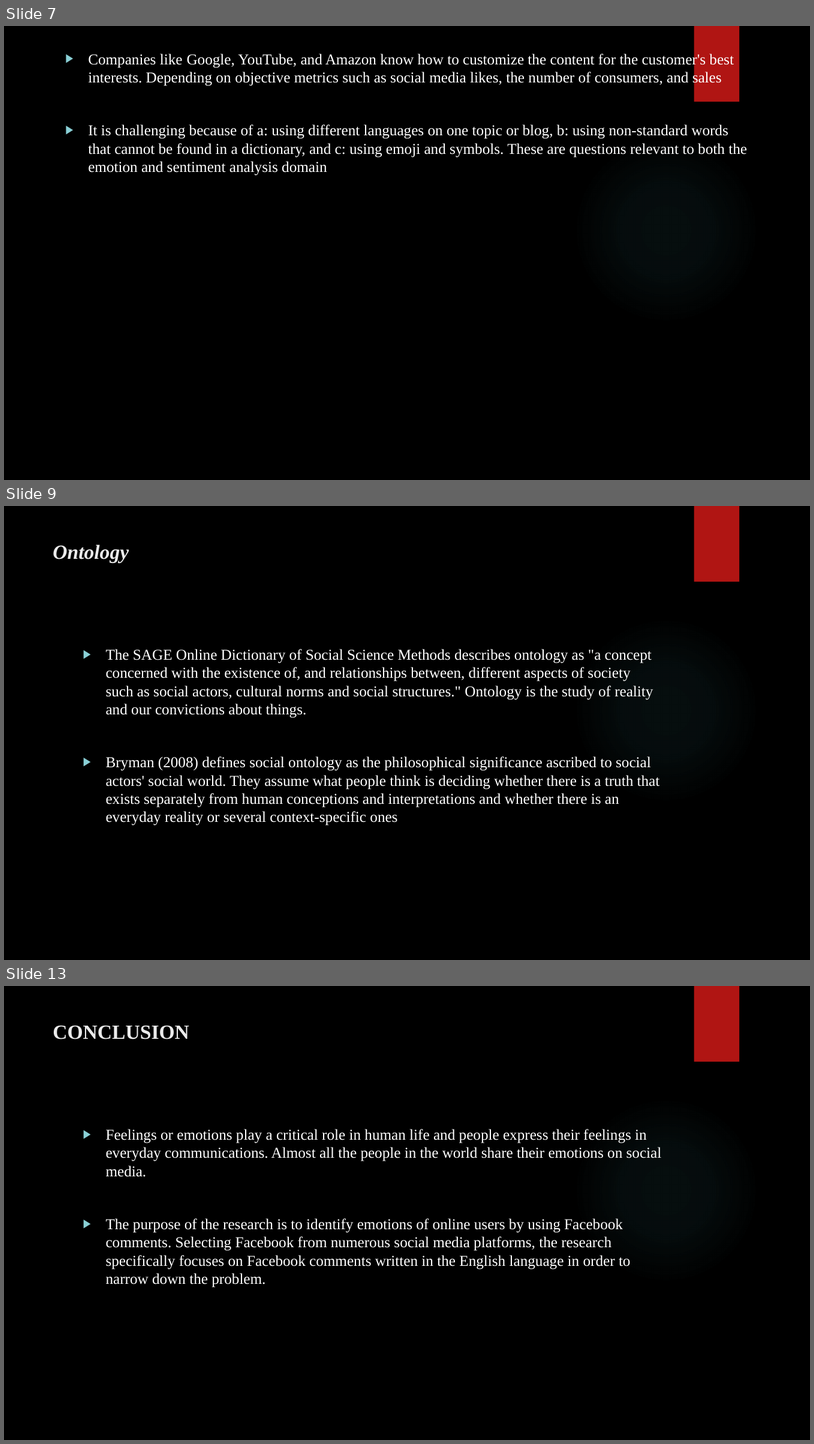
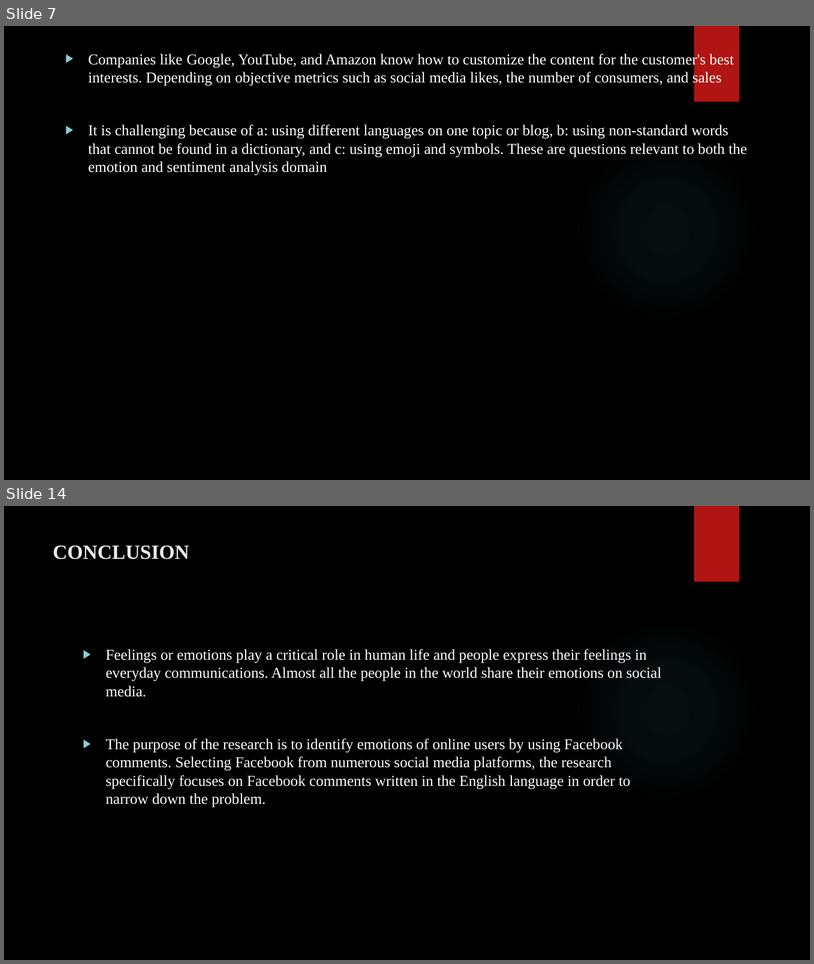
Before and after one commit to GopiAchyutha-16327151/Journal-club-presentation, a slide deck: NLP Presentation.pptx. Shown one above the other, each under a label of ours: slides 7, 9 and 13 before the commit, slides 7 and 14 after it; the slides between them are not shown. The pictures are 814x1444 and 814x964 pixels, drawn with LibreOffice and Linux fonts; fonts in the diff are those of the drawing; background and template pictures are left out. Boxes give left, top, right and bottom in pixels: in the first picture for what was removed or moved away, otherwise in the second. Text is boxed around its words. In the diff, an @@ line names an element or a change of style, - is before the commit and + after.

```diff
--- a/NLP Presentation.pptx
+++ b/NLP Presentation.pptx
@@ slide 9 removed at box(4, 506, 810, 960), background picture (left out); not listed: 2 template elements that a slide beside it also shows @@
@@ title removed at box(53, 544, 129, 563) @@
-Ontology
@@ text removed at box(106, 649, 660, 825) @@
-▶ The SAGE Online Dictionary of Social Science Methods describes ontology as "a concept concerned with the existence of, and relationships between, different aspects of society such as social actors, cultural norms and social structures." Ontology is the study of reality and our convictions about things.
-▶ Bryman (2008) defines social ontology as the philosophical significance ascribed to social actors' social world. They assume what people think is deciding whether there is a truth that exists separately from human conceptions and interpretations and whether there is an everyday reality or several context-specific ones
@@ what was slide 13 is now slide 14 @@
```
Also in this commit, not shown: 6 slides changed, 3 slides added.
